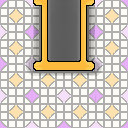
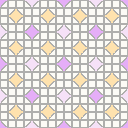
Revision of a layered 128 x 128 image; what changed, layer by layer:
hid "Flat end pipe" over 33, 0, 95, 71
hid "Flat End Pipe Shadow" over 26, 0, 102, 106
